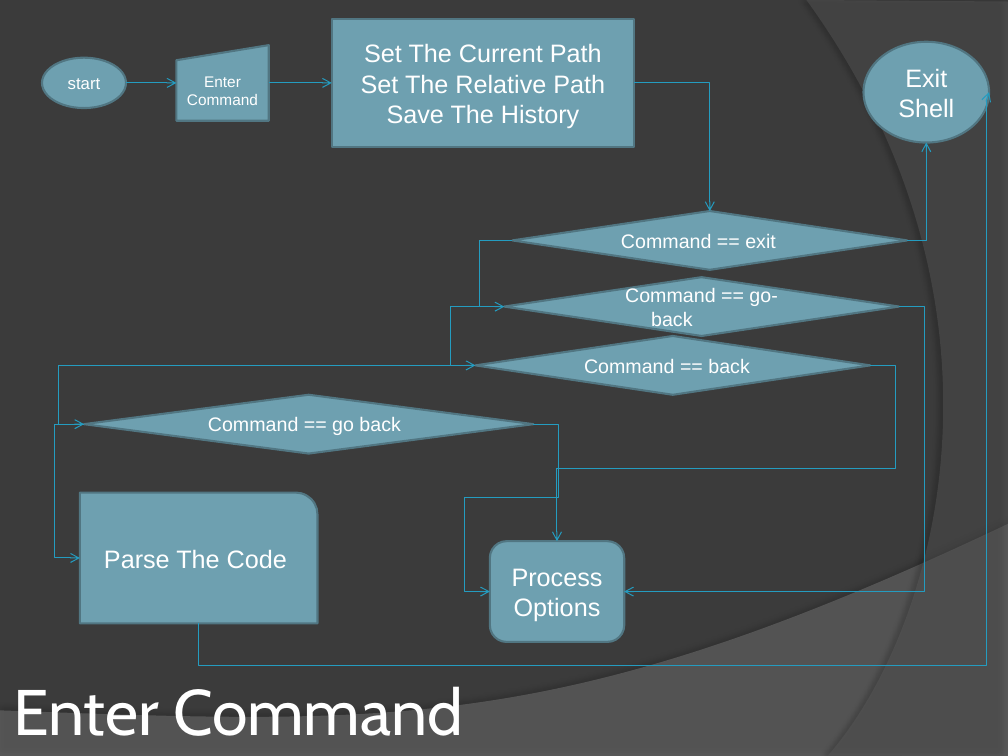
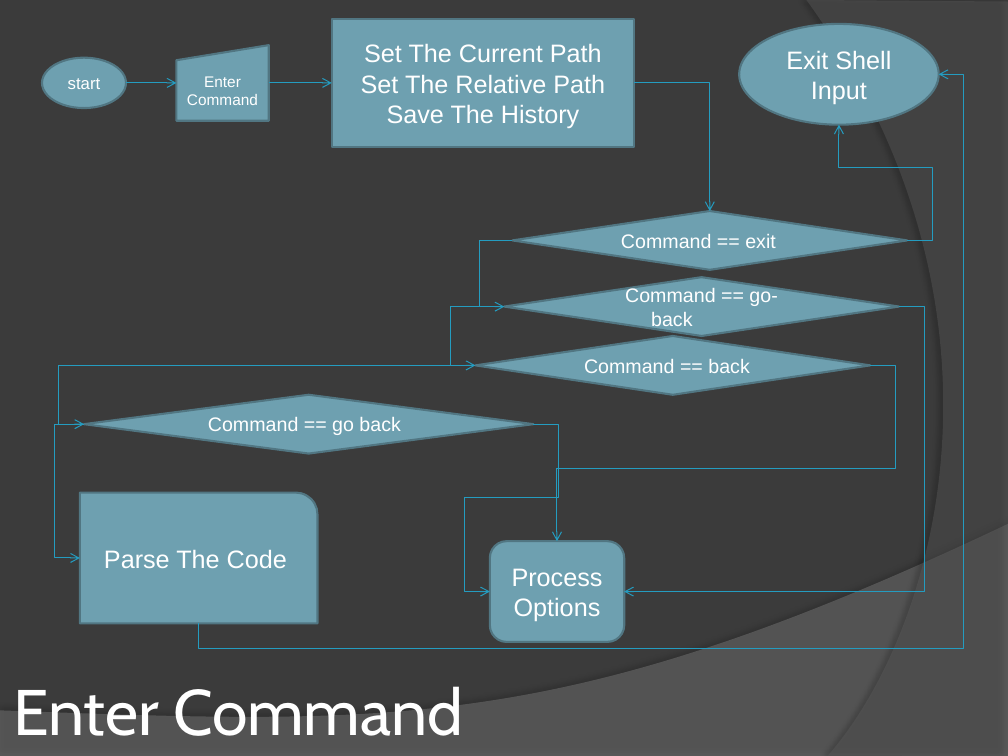
Before and after one commit to Mel4221/QuickToolsScript, a slide deck: slide 3 of Documentation/QuickToolsScript_Schema.pptx. Drawn at 1008x756 pixels with LibreOffice and Linux fonts; fonts in the diff are those of the drawing. Boxes give left, top, right and bottom in pixels: in the first picture for what was removed or moved away, otherwise in the second. Text is boxed around its words. In the diff, an @@ line names an element or a change of style, - is before the commit and + after.

Commit message:
update

```diff
--- a/Documentation/QuickToolsScript_Schema.pptx
+++ b/Documentation/QuickToolsScript_Schema.pptx
@@ ellipse "Exit Shell Input": place and size @@
-ellipse "Exit Shell Input" at [864, 41, 990, 142]
+ellipse "Exit Shell Input" at [739, 24, 938, 125]
@@ text in ellipse at [786, 51, 891, 104]: text changed @@
-Exit Shell
+Exit Shell Input
@@ elbow arrow moved from (199, 623) - (989, 92) to (199, 623) - (938, 75) @@
@@ elbow arrow moved from (907, 241) - (926, 142) to (907, 241) - (839, 125) @@
```
Also in this commit, not shown: 1 other slide changed, 1 slide added.
